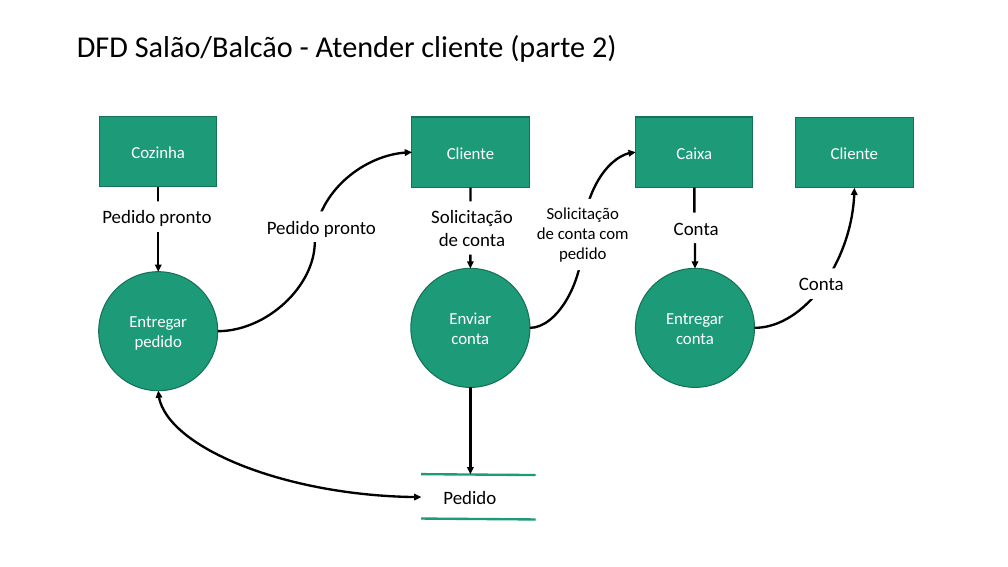
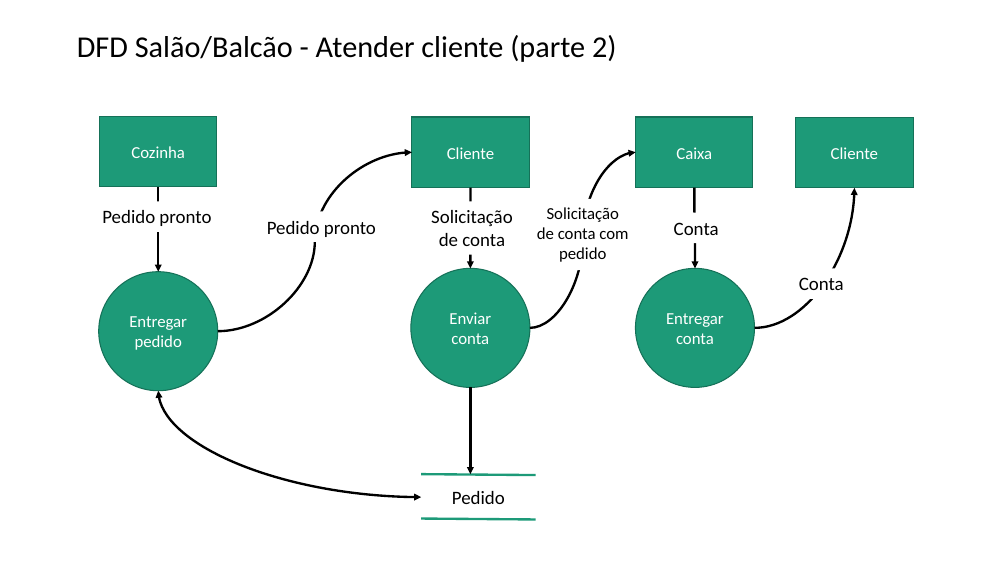
Before and after one commit to faconta/OPE, a slide deck: slide 2 of Artefatos/16. Diagramas de Fluxo de Dados.pptx. Drawn at 1008x567 pixels with LibreOffice and Linux fonts; fonts in the diff are those of the drawing. Boxes give left, top, right and bottom in pixels: in the first picture for what was removed or moved away, otherwise in the second. Text is boxed around its words. In the diff, an @@ line names an element or a change of style, - is before the commit and + after.

```diff
--- a/Artefatos/16. Diagramas de Fluxo de Dados.pptx
+++ b/Artefatos/16. Diagramas de Fluxo de Dados.pptx
@@ text "Pedido" moved from (x1=443, y1=491, x2=496, y2=504) to (x1=452, y1=491, x2=505, y2=504) @@
@@ text "Pedido" at (x1=452, y1=491, x2=505, y2=504): alignment left to centre @@
```
Also in this commit, not shown: 7 other slides changed, 1 other file.
